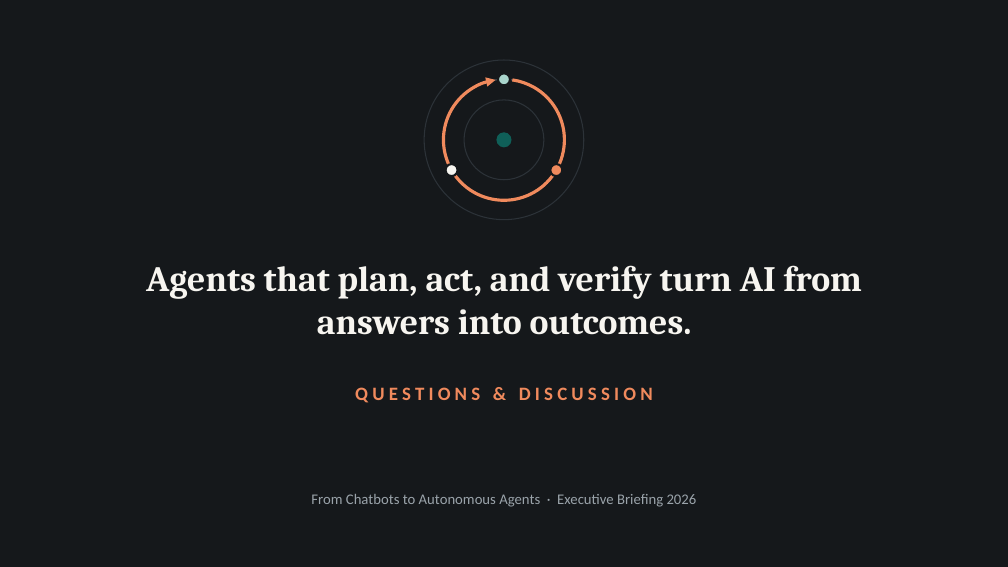
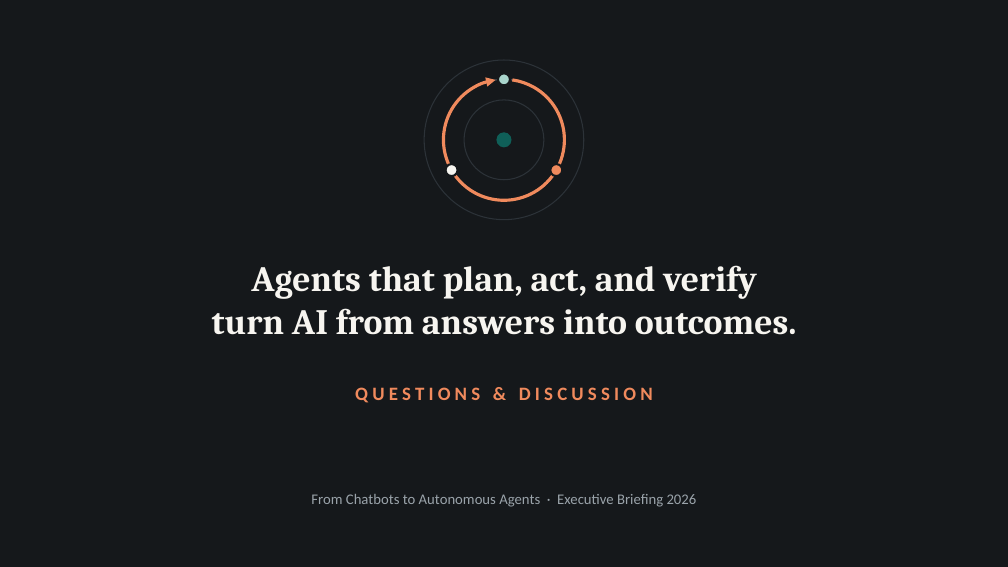
Before and after one commit to mikenickles/template-test, a slide deck: slide 10 of presentation/ai-agents-v1.pptx. Drawn at 1008x567 pixels with LibreOffice and Linux fonts; fonts in the diff are those of the drawing. Boxes give left, top, right and bottom in pixels: in the first picture for what was removed or moved away, otherwise in the second. Text is boxed around its words. In the diff, an @@ line names an element or a change of style, - is before the commit and + after.

```diff
--- a/presentation/ai-agents-v1.pptx
+++ b/presentation/ai-agents-v1.pptx
@@ title at (212, 265, 797, 335): text changed @@
-Agents that plan, act, and verify turn AI from answers into outcomes.
+Agents that plan, act, and verify
+turn AI from answers into outcomes.
```
Also in this commit, not shown: 6 other slides changed, 1 other file.
